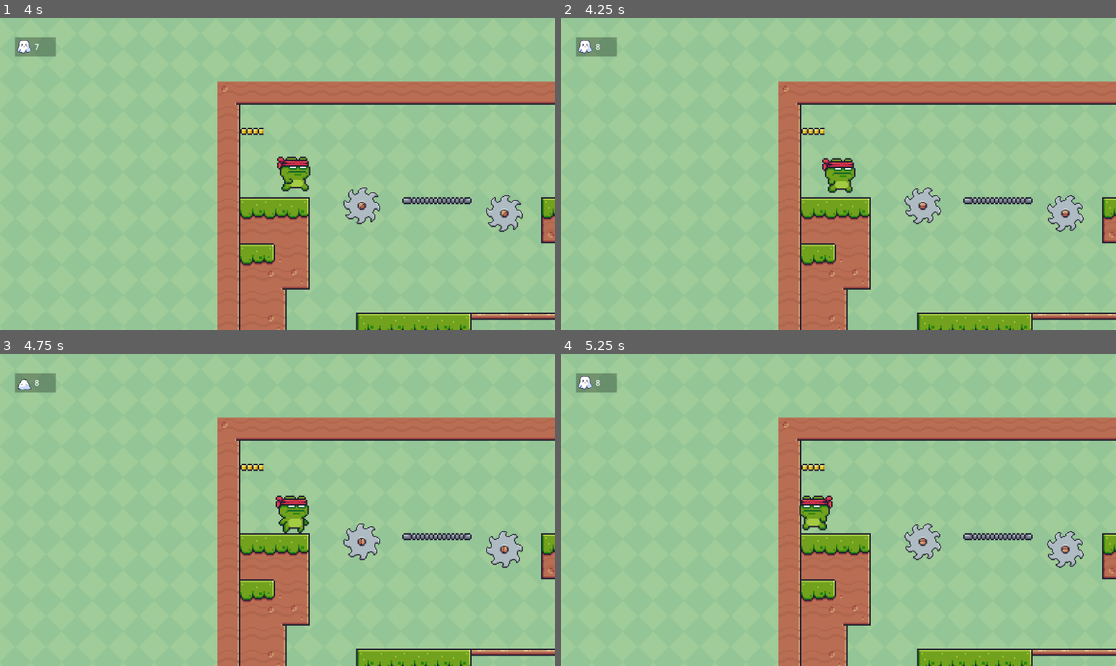
Above: before the commit, frames 1-4 (two rows, left to right).
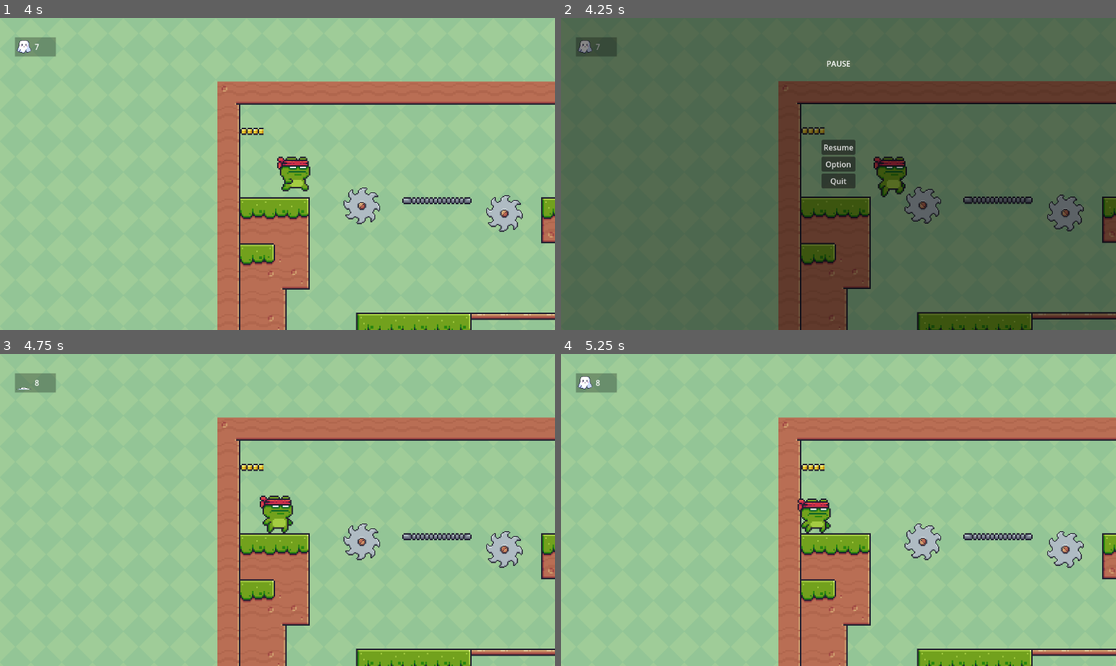
Above: after the commit, the same moments.

Repository: CatChow0/GoDot-2D-Platformer
Game: Godot game, scene res://scenes/level/level3.tscn
Same seed, same stepped clock (60 frames per second), same inputs: the game is played once before the commit and once after it.
Inputs (mouse positions are in pixels of both pictures, inside the frame that each line leads up to):
- Up to frame 1 (4 s): hold Right (ui_right) 0.53-2.03 s; hold Left (ui_left) 2.03-2.78 s; hold Right (ui_right) from 2.78 s (still down)
- Up to frame 2 (4.25 s): keep holding Right (ui_right); tap Escape (ui_pause, bound only after the commit) at 4.15 s
- Up to frame 3 (4.75 s): release Right (ui_right) at 4.25 s; click (277, 481) at 4.25 s, where only the run after the commit has a clickable "Resume"
- Up to frame 4 (5.25 s): hold Left (ui_left) from 5.03 s (still down)

Frame 1 is identical in both runs. In frame 2, 99% of the frame differs, in the area x 0-100%, y 0-100%; in frame 3, 1.4%; in frame 4, 1.0%.

Commit message:
N°11 - Pause Menu
[NEW] :

Pause menu DONE
Exit button DONE

[BUG FIX] :

NONE

[BUG] :

Pressure_plate still broken

Diff:
--- a/ButtonExit.gd
+++ b/ButtonExit.gd
@@ -1,5 +1,4 @@
 extends Button
 
-
-
-#func _on_pressed():
+func _on_pressed():
+	get_tree().quit()
--- a/project.godot
+++ b/project.godot
@@ -33,6 +33,11 @@
 , Object(InputEventKey,"resource_local_to_scene":false,"resource_name":"","device":-1,"window_id":0,"alt_pressed":false,"shift_pressed":false,"ctrl_pressed":false,"meta_pressed":false,"pressed":false,"keycode":4194320,"physical_keycode":0,"key_label":0,"unicode":0,"echo":false,"script":null)
 ]
 }
+ui_pause={
+"deadzone": 0.5,
+"events": [Object(InputEventKey,"resource_local_to_scene":false,"resource_name":"","device":-1,"window_id":0,"alt_pressed":false,"shift_pressed":false,"ctrl_pressed":false,"meta_pressed":false,"pressed":false,"keycode":4194305,"physical_keycode":0,"key_label":0,"unicode":0,"echo":false,"script":null)
+]
+}
 
 [physics]
 
--- a/scenes/main_character.tscn
+++ b/scenes/main_character.tscn
@@ -6,6 +6,7 @@
 [ext_resource type="Texture2D" uid="uid://triieei3po4s" path="res://assets/main_character/Hit (32x32).png" id="3_l7kbi"]
 [ext_resource type="Texture2D" uid="uid://bjlxefckn2gyu" path="res://assets/main_character/Run (32x32).png" id="4_mckqw"]
 [ext_resource type="PackedScene" uid="uid://dobblqi7oigj3" path="res://scenes/hud.tscn" id="6_ns82i"]
+[ext_resource type="PackedScene" uid="uid://c26cak0w7nmtr" path="res://scenes/pause_menu.tscn" id="7_kpduw"]
 
 [sub_resource type="AtlasTexture" id="AtlasTexture_pfia7"]
 atlas = ExtResource("2_ursgr")
@@ -265,3 +266,5 @@
 drag_horizontal_enabled = true
 
 [node name="Hud" parent="." instance=ExtResource("6_ns82i")]
+
+[node name="Pause_Menu" parent="." instance=ExtResource("7_kpduw")]
--- a/scenes/pause_menu.gd
+++ b/scenes/pause_menu.gd
@@ -1,11 +1,24 @@
 extends CanvasLayer
+@onready var pause_menu = $"."
 
+func _ready():
+	pause_menu.hide()
 
-# Called when the node enters the scene tree for the first time.
-func _ready():
-	pass # Replace with function body.
+@warning_ignore("unused_parameter")
+func _process(delta):
+	if Input.is_action_just_pressed("ui_pause"):
+		pauseGame()
 
+func pauseGame():
+	if get_tree().paused == false:
+		get_tree().paused = true
+		pause_menu.show()
+	else :
+		get_tree().paused = false
+		pause_menu.hide()
 
-# Called every frame. 'delta' is the elapsed time since the previous frame.
-func _process(delta):
-	pass
+func _on_button_exit_pressed():
+	get_tree().quit()
+
+func _on_button_resume_pressed():
+	pauseGame()
--- a/scenes/pause_menu.tscn
+++ b/scenes/pause_menu.tscn
@@ -3,6 +3,7 @@
 [ext_resource type="Script" path="res://scenes/pause_menu.gd" id="1_vsw4q"]
 
 [node name="Pause_Menu" type="CanvasLayer"]
+process_mode = 3
 script = ExtResource("1_vsw4q")
 
 [node name="ColorRect" type="ColorRect" parent="."]
@@ -55,3 +56,6 @@
 [node name="ButtonExit" type="Button" parent="VBoxContainer"]
 layout_mode = 2
 text = "Quit"
+
+[connection signal="pressed" from="VBoxContainer/ButtonResume" to="." method="_on_button_resume_pressed"]
+[connection signal="pressed" from="VBoxContainer/ButtonExit" to="." method="_on_button_exit_pressed"]
Not shown: 1 places in scenes/main_character.tscn that only renumber resources
